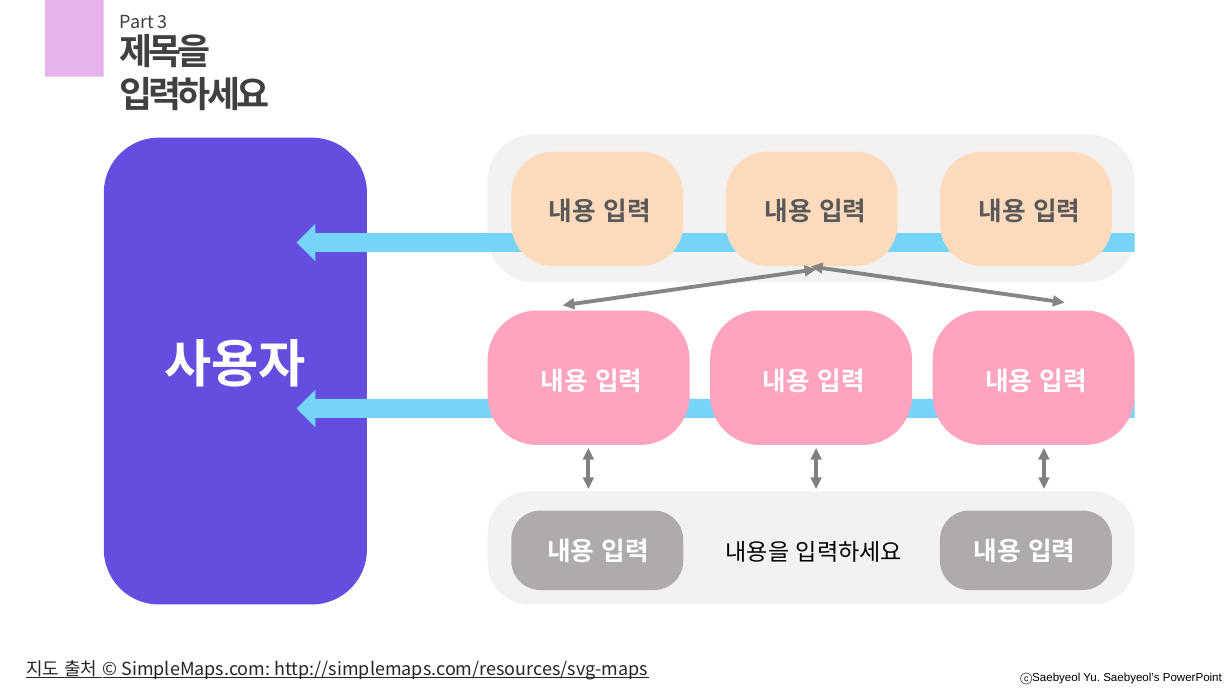
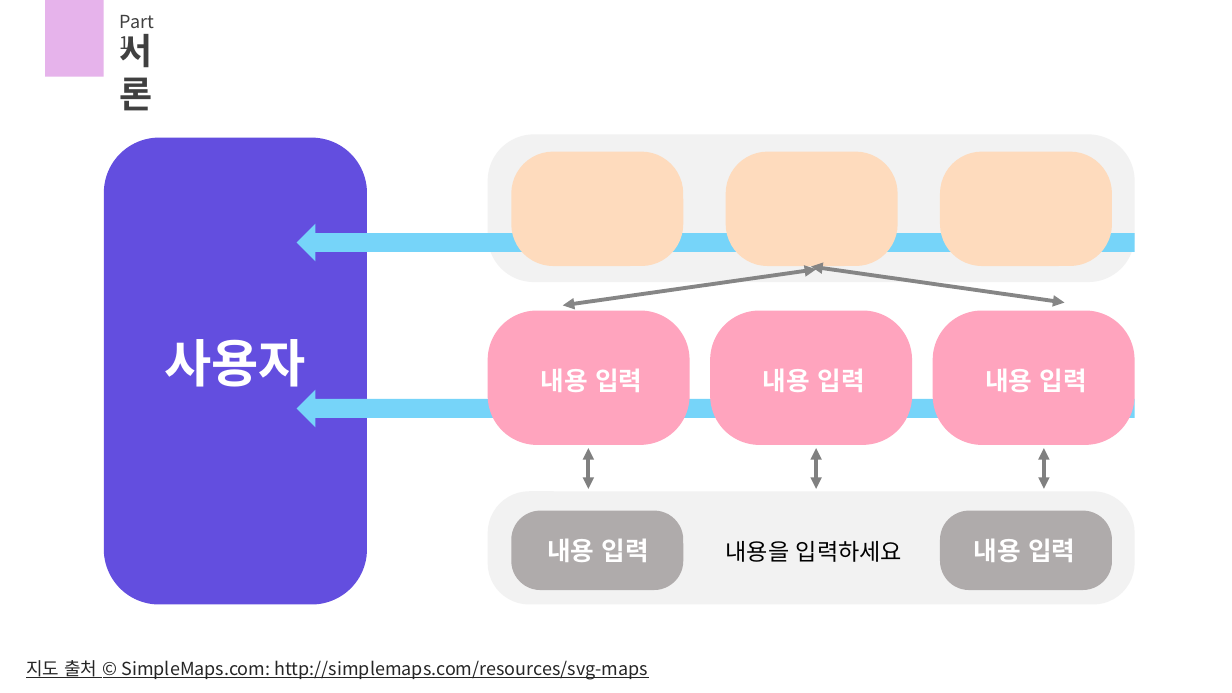
Before and after one commit to Seongpo-dong-cotton-fist/MyWorkSpace, a slide deck: slide 8 of scailing/workon/scaler.pptx (slide 17 before the commit). Drawn at 1232x693 pixels with LibreOffice and Linux fonts; fonts in the diff are those of the drawing. Boxes give left, top, right and bottom in pixels: in the first picture for what was removed or moved away, otherwise in the second. Text is boxed around its words. In the diff, an @@ line names an element or a change of style, - is before the commit and + after.

```diff
--- a/scailing/workon/scaler.pptx
+++ b/scailing/workon/scaler.pptx
@@ text at [120,15,154,55]: text changed @@
-Part 3
+Part 1
@@ text at [120,34,153,111]: text changed @@
-제목을 입력하세요
+서 론
@@ text removed at [549,198,650,223] @@
-내용 입력
@@ text removed at [765,198,866,223] @@
-내용 입력
@@ text removed at [979,198,1080,223] @@
-내용 입력
@@ rectangle added at [1011,660,1232,690], fill #FFFFFF @@
```
Also in this commit, not shown: 2 slides added, 1 slide removed, 1 other file.
